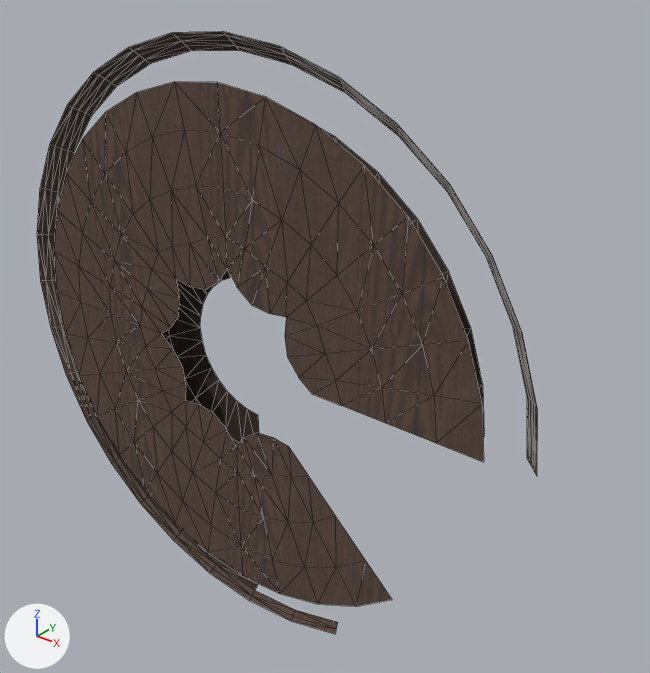
Two versions of the OBJ model tokenhsi/data/dataset_dynamic_objects/train/Table_Circle/87bf4db6-7346-4891-99a4-d72b2252ec20/geom/mesh.obj, one commit apart.
The view is the same before and after, from a 50 mm lens placed at (0.558, -0.803, 0.406), pointed at (-0.035, -0.061, -0.054). The axes (+X, +Y, +Z) are drawn at lower left. The lights are the same throughout. Mesh edges are drawn as thin lines. Where no turn or scale is listed for an object, it has been applied to the vertices. Vertices at the same position are counted once.
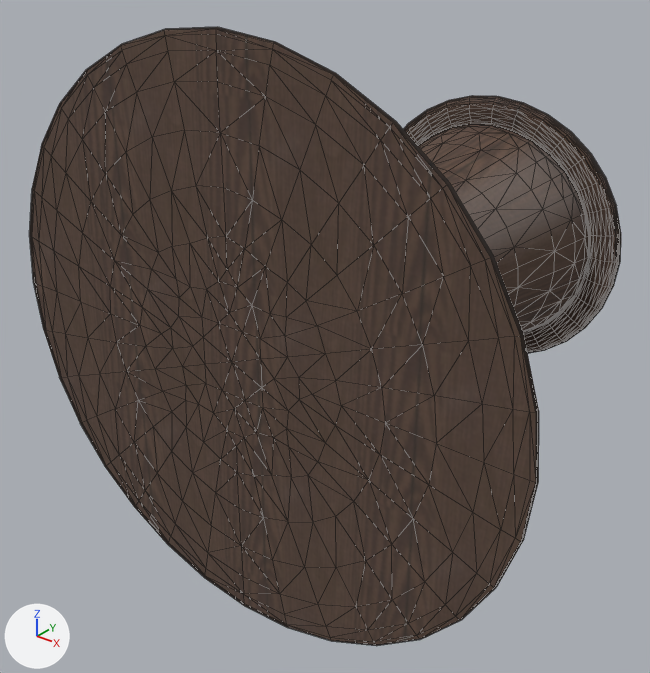
Where the change shows, as pixel boxes [x1, y1, x2, y2] in the pictures (650 x 673 px):
'mesh', reshaped (18% wider)
    before: [37, 31, 537, 634]
    after: [29, 27, 621, 646]
part 1 of me_mesh, added (brown)
    after: [29, 27, 621, 646]

Diff of the bpy script that builds the scene:
```diff
--- a/tokenhsi/data/dataset_dynamic_objects/train/Table_Circle/87bf4db6-7346-4891-99a4-d72b2252ec20/geom/mesh.obj.py
+++ b/tokenhsi/data/dataset_dynamic_objects/train/Table_Circle/87bf4db6-7346-4891-99a4-d72b2252ec20/geom/mesh.obj.py
@@ me_mesh @@
 # used by ob_mesh; location = (0.0, 0.0, 0.0)
-me_mesh.from_pydata(...)  # 402 vertices, 616 faces; spans x -0.321..0.321, y -0.25..-0.216, z -0.307..0.307
+me_mesh.from_pydata(...)  # 1969 vertices, 3904 faces; spans x -0.325..0.325, y -0.25..0.25, z -0.31..0.31
+# me_mesh part 1: 1567 vertices added at x -0.325..0.325, y -0.25..0.25, z -0.31..0.31
 me_mesh.materials.append(mat_material_0)
```
